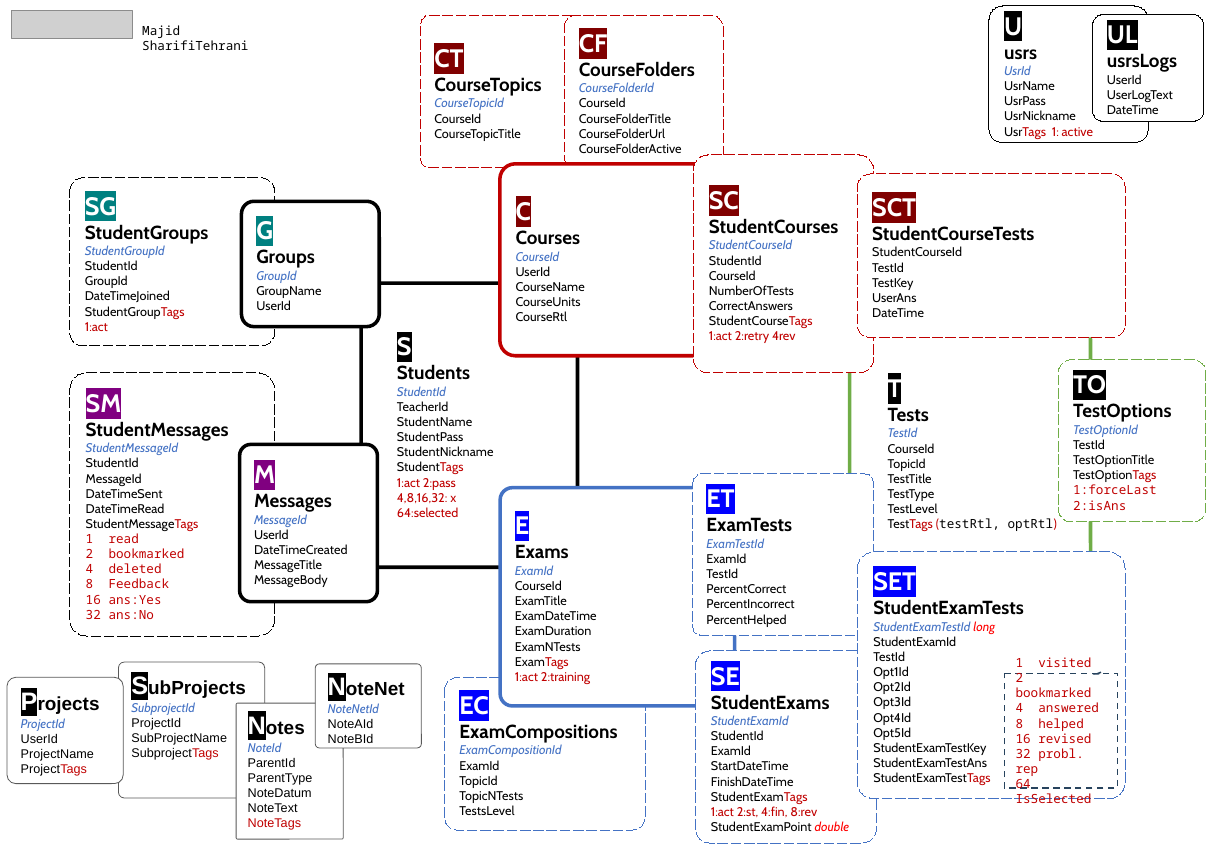
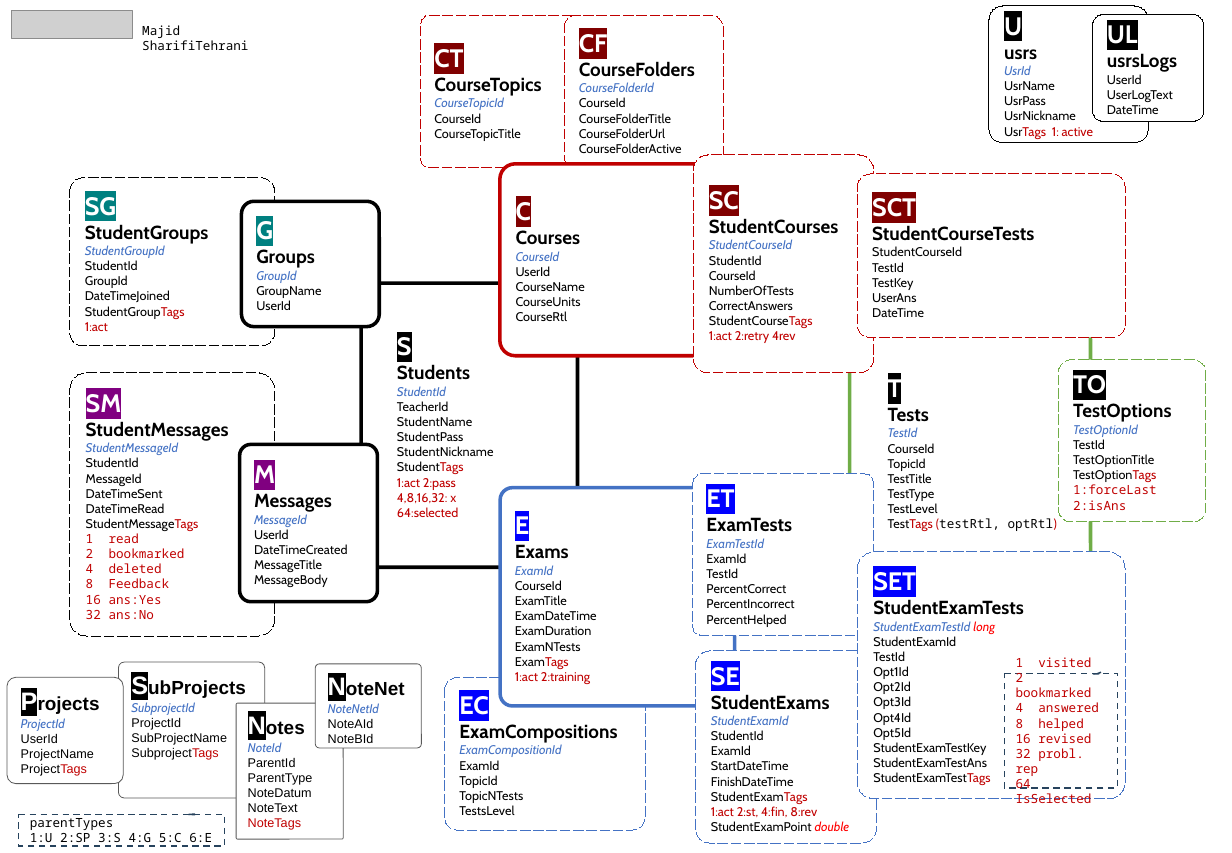
Before and after one commit to msht-ir/Examiner_blazorWebApp, a slide deck: slide 1 of ExaminerB/.appCatalog/ExaminerB notes 1404.pptx. Drawn at 1232x853 pixels with LibreOffice and Linux fonts; fonts in the diff are those of the drawing; grey boxes stand for pictures. Boxes give left, top, right and bottom in pixels: in the first picture for what was removed or moved away, otherwise in the second. Text is boxed around its words. In the diff, an @@ line names an element or a change of style, - is before the commit and + after.

```diff
--- a/ExaminerB/.appCatalog/ExaminerB notes 1404.pptx
+++ b/ExaminerB/.appCatalog/ExaminerB notes 1404.pptx
@@ border callout added at (18,815,224,846), outline #28445D 1 pt dashed, 8 pt, text #000000 @@
+parentTypes
+1:U 2:SP 3:S 4:G 5:C 6:E
```
Also in this commit, not shown: 11 other files.
